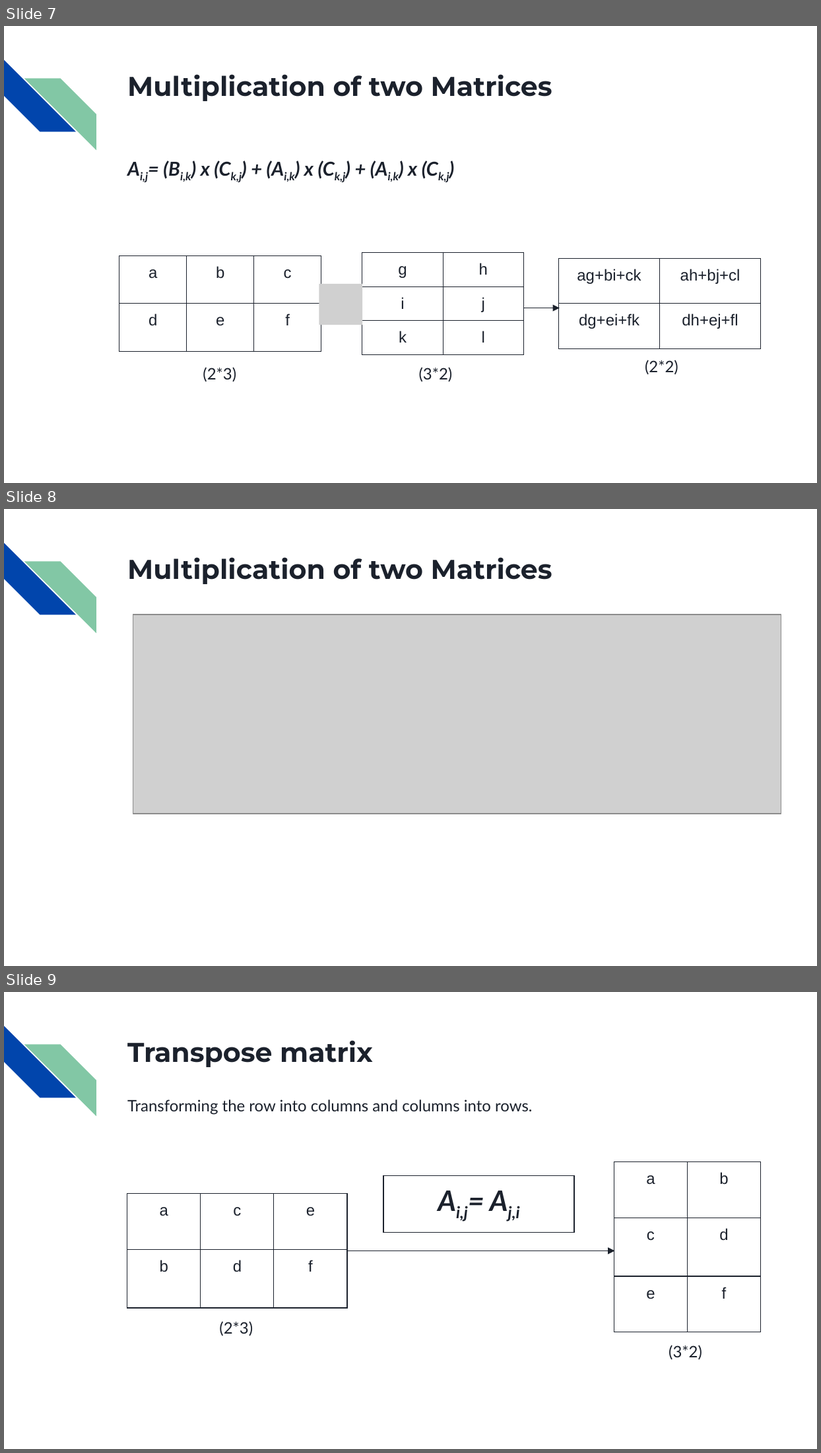
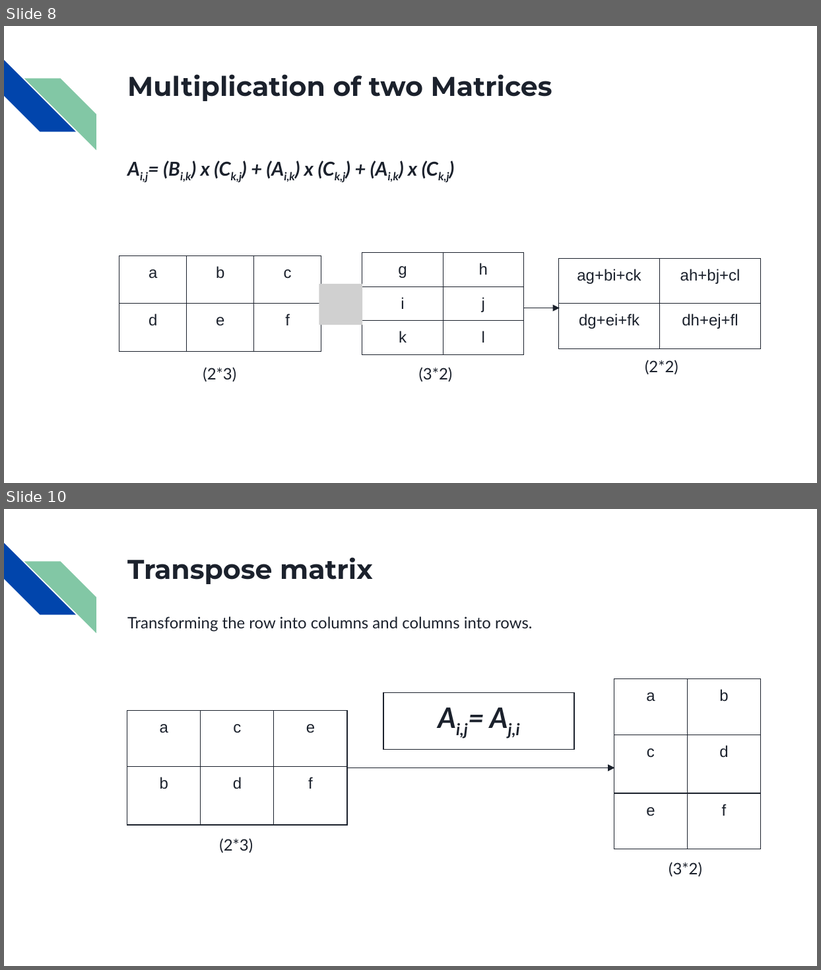
Before and after one commit to AhnafMubashshir/SPL-1, a slide deck: SPL-1 Matrix Factorization (mid presentation).pptx. Shown one above the other, each under a label of ours: slides 7, 8 and 9 before the commit, slides 8 and 10 after it; the slides between them are not shown. The pictures are 821x1453 and 821x970 pixels, drawn with LibreOffice and Linux fonts; fonts in the diff are those of the drawing; grey boxes stand for pictures. Boxes give left, top, right and bottom in pixels: in the first picture for what was removed or moved away, otherwise in the second. Text is boxed around its words. In the diff, an @@ line names an element or a change of style, - is before the commit and + after.

```diff
--- a/SPL-1 Matrix Factorization (mid presentation).pptx
+++ b/SPL-1 Matrix Factorization (mid presentation).pptx
@@ slide 8 removed at box(4, 509, 817, 966), background #FFFFFF; not listed: 2 template elements that a slide beside it also shows @@
@@ title removed at box(127, 557, 552, 584) @@
-Multiplication of two Matrices
@@ picture removed at box(133, 615, 781, 814) @@
@@ what was slide 7 is now slide 8 @@
@@ what was slide 9 is now slide 10 @@
```
Also in this commit, not shown: 4 slides changed, 8 slides added, 8 other slides removed, 47 other files.
